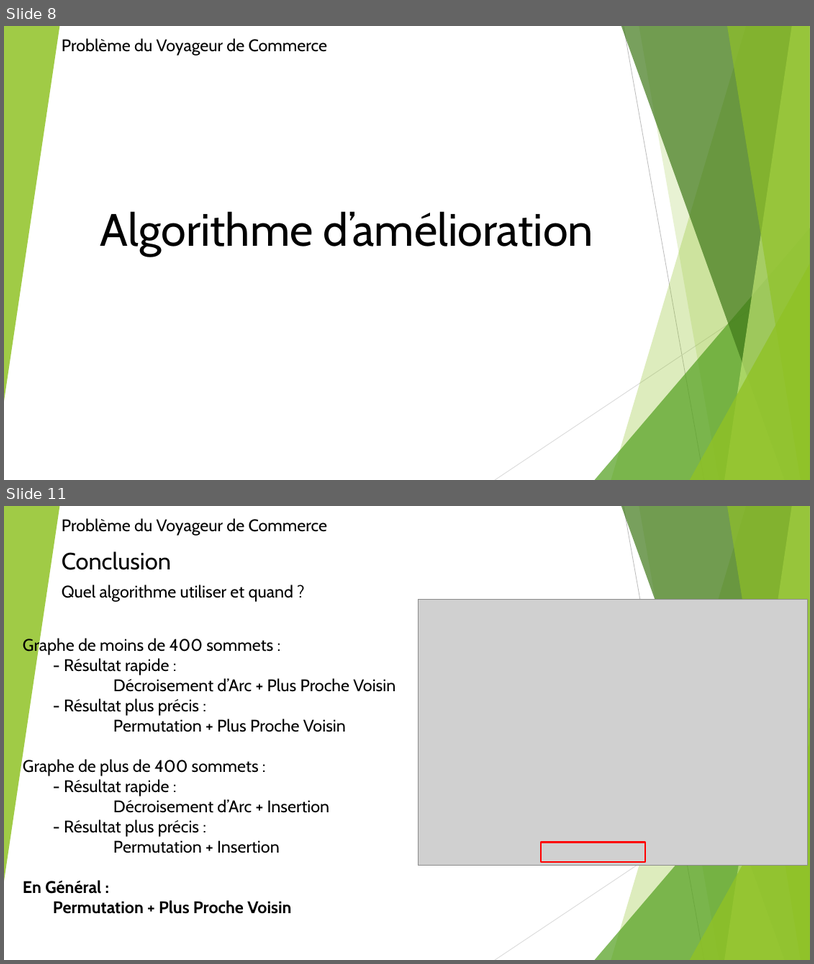
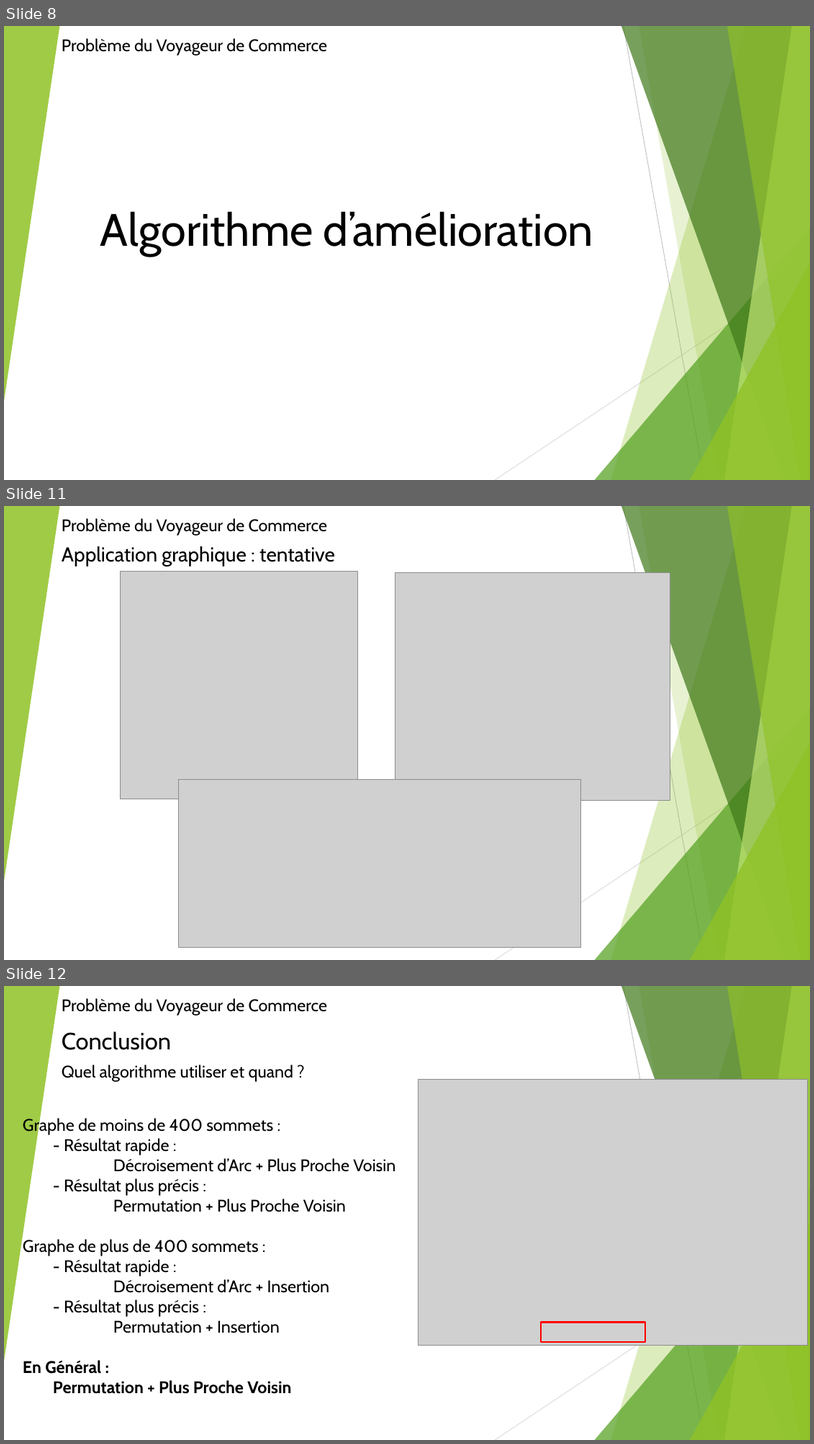
Before and after one commit to Spl4shh/ProjetVoyageurCommerce, a slide deck: PresentationProjetTutoré.pptx. Shown one above the other, each under a label of ours: slides 8 and 11 before the commit, slides 8, 11 and 12 after it; the slides between them are not shown. The pictures are 814x964 and 814x1444 pixels, drawn with LibreOffice and Linux fonts; fonts in the diff are those of the drawing; grey boxes stand for pictures. Boxes give left, top, right and bottom in pixels: in the first picture for what was removed or moved away, otherwise in the second. Text is boxed around its words. In the diff, an @@ line names an element or a change of style, - is before the commit and + after.

```diff
--- a/PresentationProjetTutoré.pptx
+++ b/PresentationProjetTutoré.pptx
@@ slide 11 added at [4, 506, 810, 960], background #FFFFFF; not listed: 10 template elements that a slide beside it also shows @@
@@ text added at [62, 518, 328, 536], 20 pt, text #000000 @@
+Problème du Voyageur de Commerce
@@ text added at [62, 546, 335, 566], 24 pt, text #000000 @@
+Application graphique : tentative
@@ picture added at [121, 572, 358, 799] @@
@@ picture added at [396, 572, 671, 800] @@
@@ picture added at [179, 780, 581, 947] @@
@@ what was slide 11 is now slide 12 @@
```
Also in this commit, not shown: 2 slides changed.
